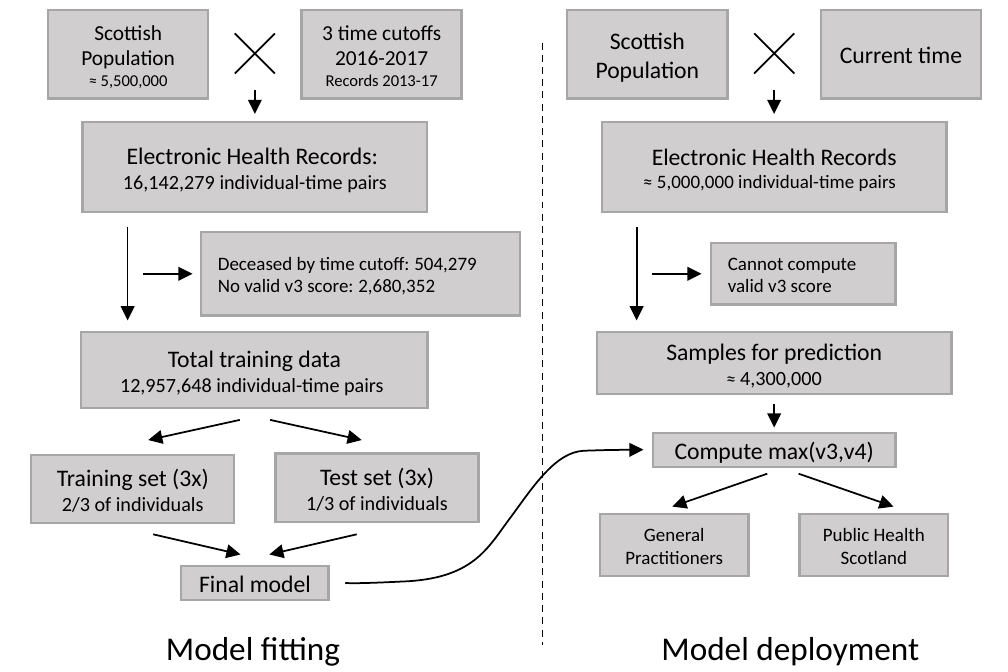
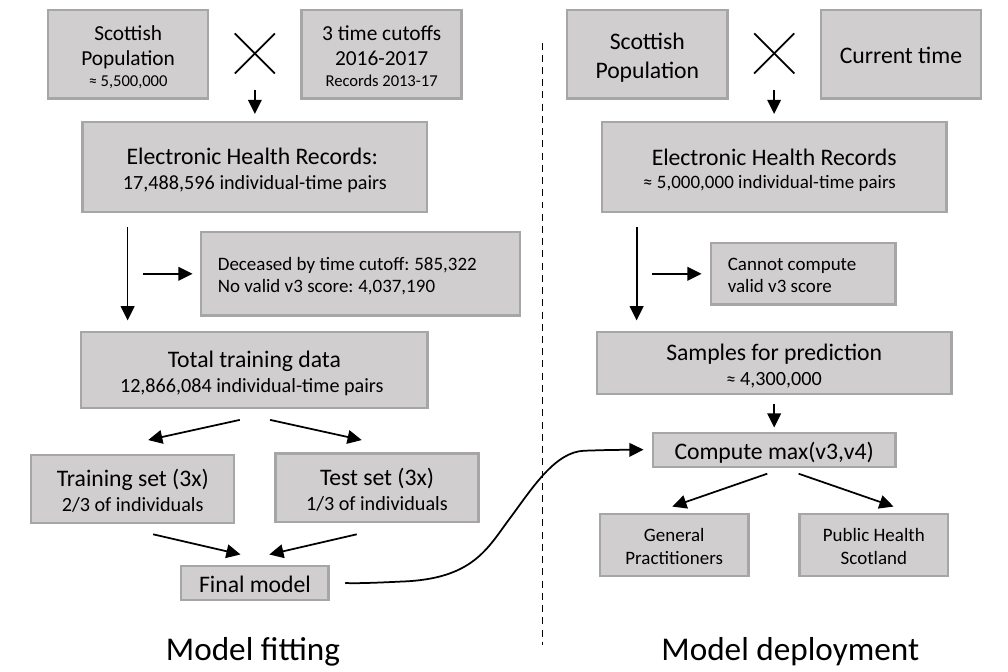
Before and after one commit to jamesliley/SPARRAv4, a slide deck: slide 1 of Diagrams/flow.pptx. Drawn at 1008x672 pixels with LibreOffice and Linux fonts; fonts in the diff are those of the drawing. Boxes give left, top, right and bottom in pixels: in the first picture for what was removed or moved away, otherwise in the second. Text is boxed around its words. In the diff, an @@ line names an element or a change of style, - is before the commit and + after.

```diff
--- a/Diagrams/flow.pptx
+++ b/Diagrams/flow.pptx
@@ text in rectangle at [123, 175, 386, 193]: text changed @@
-16,142,279 individual-time pairs
+17,488,596 individual-time pairs
@@ text in rectangle at [218, 257, 476, 294]: text changed @@
-Deceased by time cutoff: 504,279
-No valid v3 score: 2,680,352
+Deceased by time cutoff: 585,322
+No valid v3 score: 4,037,190
@@ text in rectangle at [120, 378, 383, 396]: text changed @@
-12,957,648 individual-time pairs
+12,866,084 individual-time pairs
```
Also in this commit, not shown: 5 other files.
